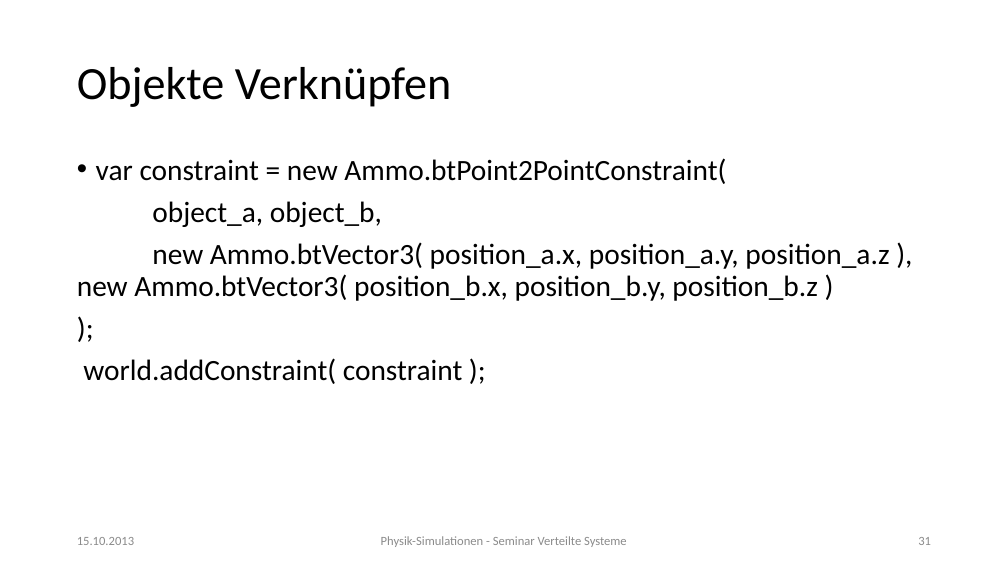
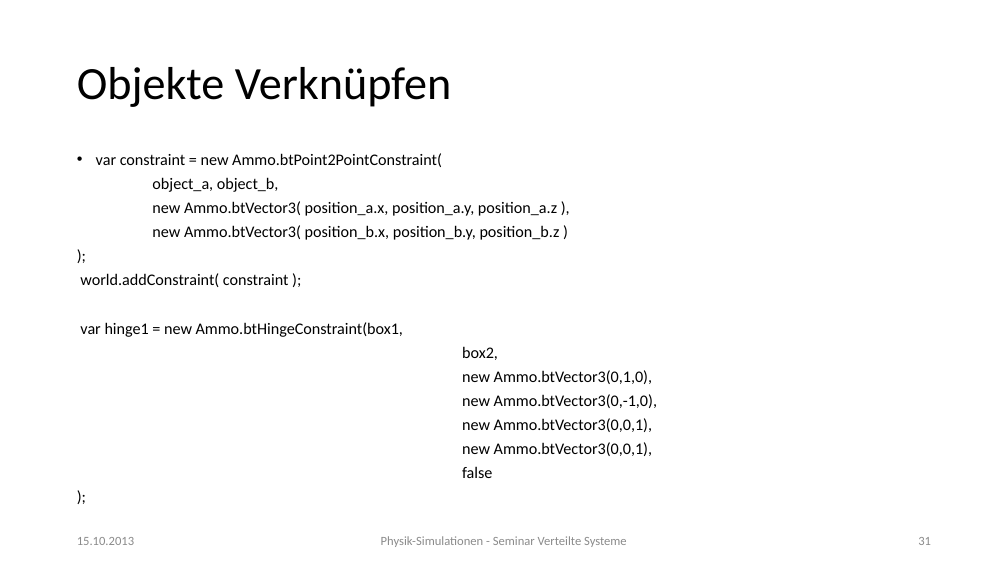
Before and after one commit to cs561/projects, a slide deck: slide 31 of Physik-Simulation/Physik-Simulation_Vortrag.pptx. Drawn at 1008x567 pixels with LibreOffice and Linux fonts; fonts in the diff are those of the drawing. Boxes give left, top, right and bottom in pixels: in the first picture for what was removed or moved away, otherwise in the second. Text is boxed around its words. In the diff, an @@ line names an element or a change of style, - is before the commit and + after.

```diff
--- a/Physik-Simulation/Physik-Simulation_Vortrag.pptx
+++ b/Physik-Simulation/Physik-Simulation_Vortrag.pptx
@@ text at (x1=80, y1=153, x2=442, y2=287): size 28 to 15.4 pt in "var constraint = new Ammo.btPoint2PointConstraint(", "object_a, object_b,", ");", "world.addConstraint( constraint );"; line spacing 0.9 to 0.7 @@
@@ text at (x1=152, y1=201, x2=560, y2=240): text changed; size 28 to 15.4 pt @@
-new Ammo.btVector3( position_a.x, position_a.y, position_a.z ), new Ammo.btVector3( position_b.x, position_b.y, position_b.z )
+new Ammo.btVector3( position_a.x, position_a.y, position_a.z ),
+new Ammo.btVector3( position_b.x, position_b.y, position_b.z )
@@ text at (x1=80, y1=322, x2=657, y2=478): paragraphs added @@
+var hinge1 = new Ammo.btHingeConstraint(box1,
+box2,
+new Ammo.btVector3(0,1,0),
+new Ammo.btVector3(0,-1,0),
+new Ammo.btVector3(0,0,1),
+new Ammo.btVector3(0,0,1),
+false
+);
```
Also in this commit, not shown: 2 other slides changed, 2 slides added, 7 other files.
